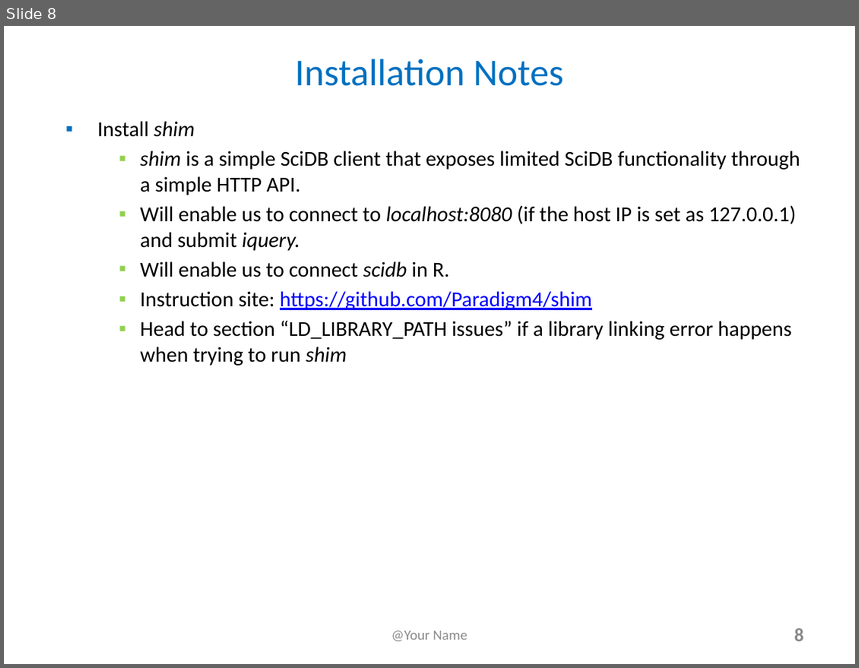
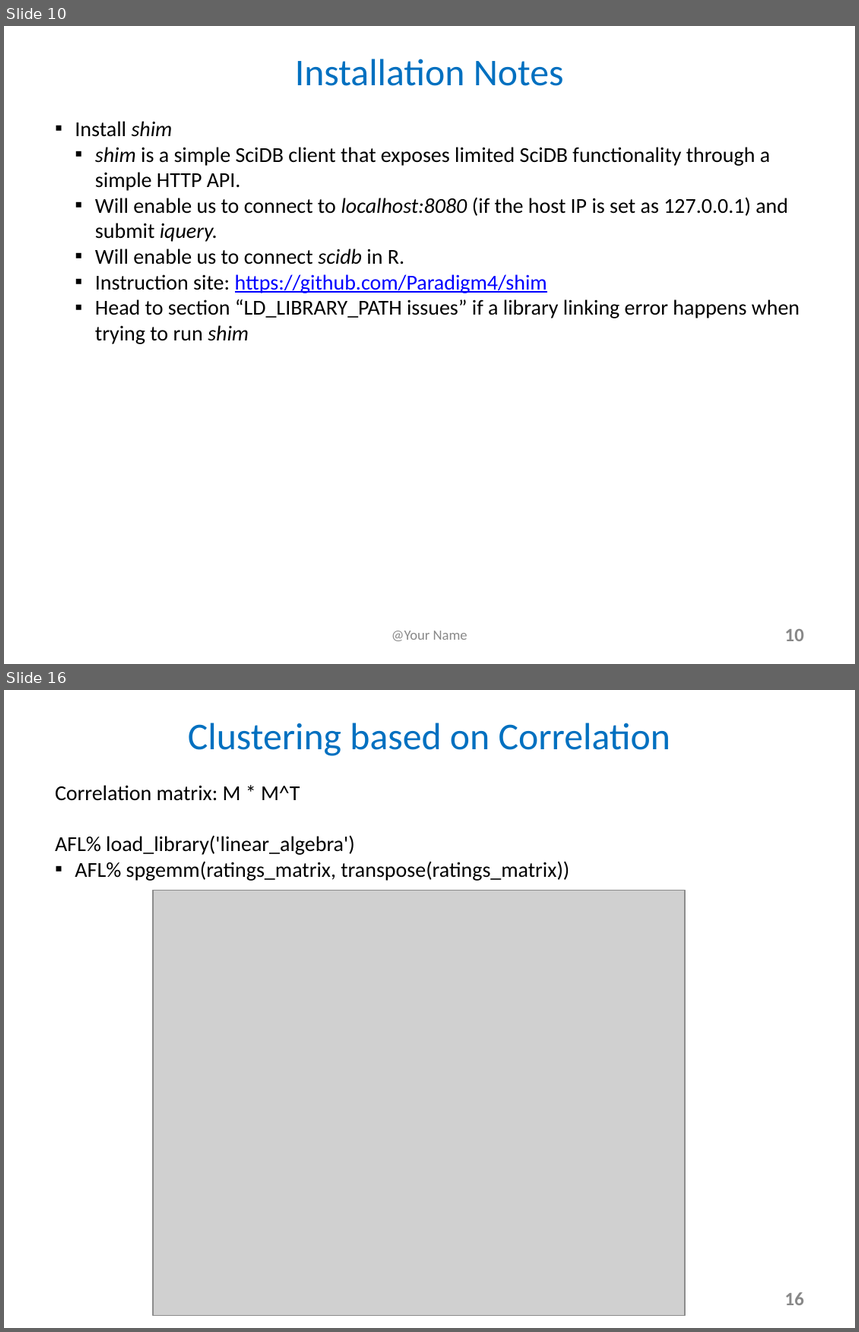
Before and after one commit to lchiaying/SciDB-project, a slide deck: FinalProjectSlides and YouTubeTitlePage_e63_2017.pptx. Shown one above the other, each under a label of ours: slide 8 before the commit, slides 10 and 16 after it; the slides between them are not shown. The pictures are 859x668 and 859x1332 pixels, drawn with LibreOffice and Linux fonts; fonts in the diff are those of the drawing; grey boxes stand for pictures. Boxes give left, top, right and bottom in pixels: in the first picture for what was removed or moved away, otherwise in the second. Text is boxed around its words. In the diff, an @@ line names an element or a change of style, - is before the commit and + after.

```diff
--- a/FinalProjectSlides and YouTubeTitlePage_e63_2017.pptx
+++ b/FinalProjectSlides and YouTubeTitlePage_e63_2017.pptx
@@ slide 16 added at <box>4,690,855,1328</box>, background #FFFFFF @@
@@ text added at <box>188,723,671,756</box>, 32 pt, text #0070C0 @@
+Clustering based on Correlation
@@ text added at <box>55,785,569,881</box>, 18 pt, text #000000 @@
+▪ Correlation matrix: M * M^T
+  AFL% load_library('linear_algebra')
+  AFL% spgemm(ratings_matrix, transpose(ratings_matrix))
@@ picture added at <box>153,890,685,1315</box> @@
@@ page number added at <box>785,1293,804,1306</box>, 16 pt, text #888888, bold @@
+16
@@ what was slide 8 is now slide 10 @@
@@ slide 10 changed as well @@
@@ text "Install shim" at <box>75,121,800,344</box>: indent changed; less space between paragraphs @@
@@ page number at <box>785,629,804,642</box>: text changed @@
-8
+10
```
Also in this commit, not shown: 7 other slides changed, 9 other slides added.
